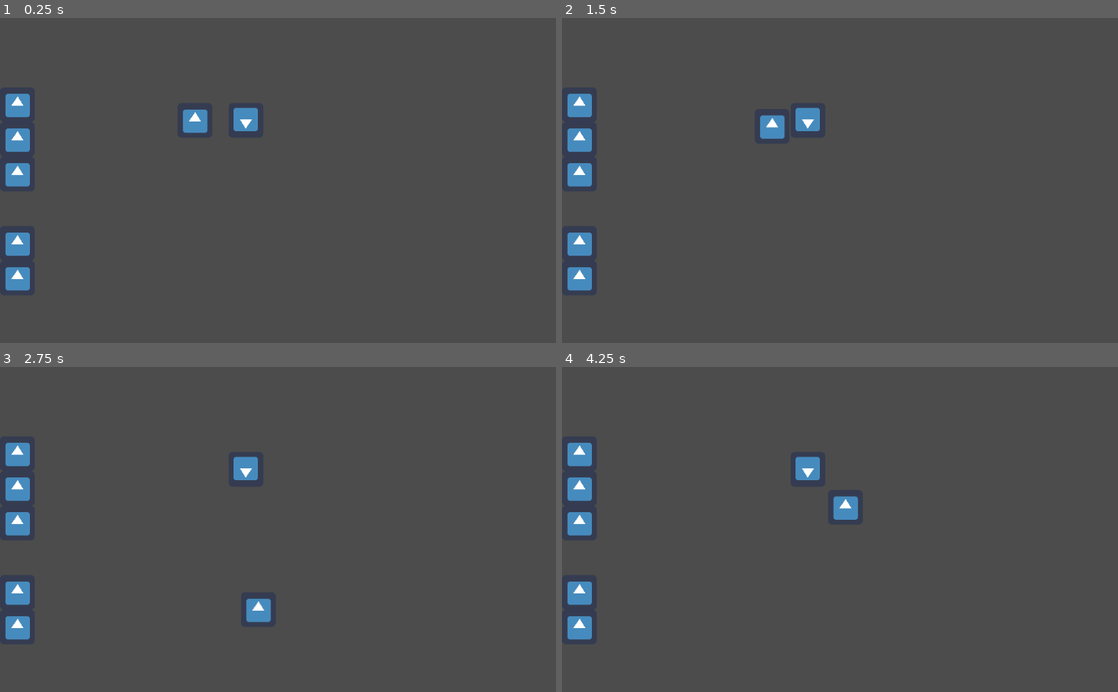
Above: before the commit, frames 1-4 (two rows, left to right).
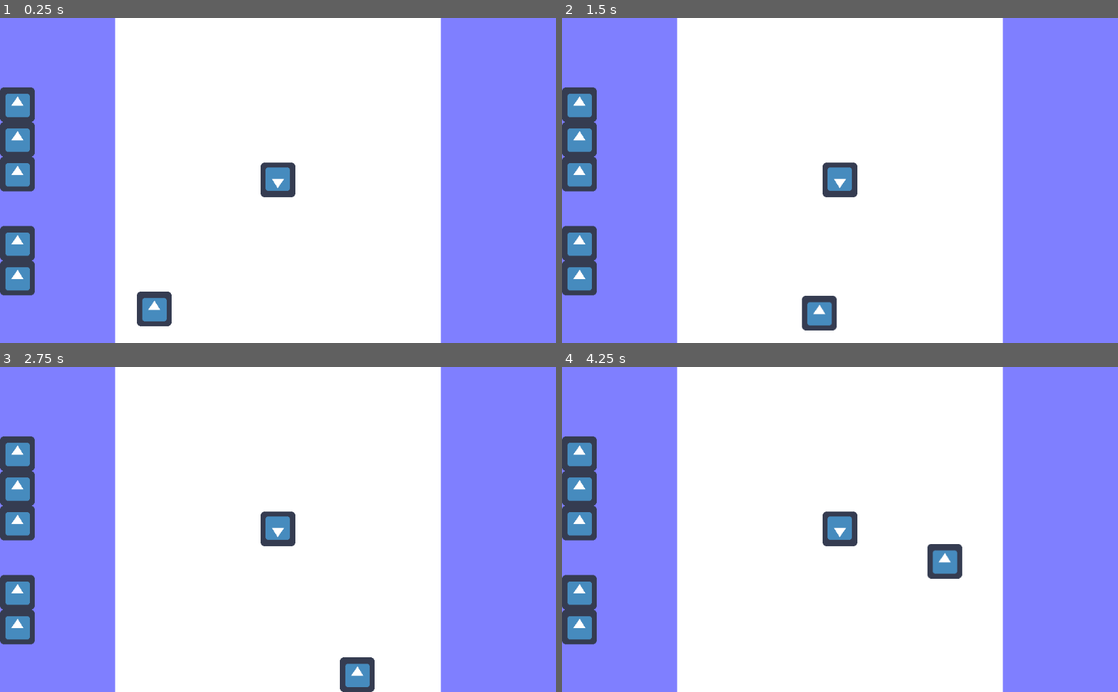
Above: after the commit, the same moments.

Repository: Baidadan67/Save-Wandering-Cats-Meow
Game: Godot game, scene res://Scene/Outside/OutsideRoom.tscn
The game is run twice, just before and just after one commit, with the same random seed, the same clock (stepped at 60 frames per second) and the same inputs. The engine's default icon, where the game draws it, is replaced by a stand-in: a white triangle on a blue panel in a dark square.
Inputs:
- Up to frame 1 (0.25 s): no input
- Up to frame 2 (1.5 s): tap Enter (ui_accept) at 0.5, 1.35 s; hold Right (ui_right) 0.53-1.28 s; hold Enter (ui_accept) 0.53-1.28 s; hold Down (ui_down) from 1.28 s (still down)
- Up to frame 3 (2.75 s): tap Enter (ui_accept) at 1.52, 1.82 s; release Down (ui_down) at 2.03 s; hold Right (ui_right) from 2.03 s (still down); hold Enter (ui_accept) from 2.03 s (still down)
- Up to frame 4 (4.25 s): release Right (ui_right) at 2.78 s; release Enter (ui_accept) at 2.78 s; hold Up (ui_up) 2.78-3.53 s; tap Enter (ui_accept) at 2.85, 3.02, 3.32 s; hold Left (ui_left) from 3.53 s (still down); hold Enter (ui_accept) from 3.53 s (still down)

The runs differ from the first frame. In frame 1, 96% of the frame differs, in the area x 0-100%, y 0-100%; in frame 2, 96%; in frame 3, 96%; in frame 4, 96%.

Commit message:
Added background and minor adjustments

Diff:
--- a/project/Scene/Outside/CatOutdoor.tscn
+++ b/project/Scene/Outside/CatOutdoor.tscn
@@ -6,11 +6,11 @@
 
 [sub_resource type="CapsuleShape2D" id=2]
 radius = 51.0
-height = 40.0
+height = 12.0
 
 [sub_resource type="CapsuleShape2D" id=1]
-radius = 38.0
-height = 28.0
+radius = 32.0
+height = 6.0
 
 [node name="CatOutdoor" type="KinematicBody2D"]
 script = ExtResource( 1 )
@@ -29,3 +29,5 @@
 
 [node name="CollisionShape2D" type="CollisionShape2D" parent="."]
 shape = SubResource( 1 )
+
+[connection signal="area_entered" from="CatchArea" to="." method="_on_CatchArea_area_entered"]
--- a/project/Scene/Outside/OutsideRoom.tscn
+++ b/project/Scene/Outside/OutsideRoom.tscn
@@ -1,15 +1,20 @@
-[gd_scene load_steps=4 format=2]
+[gd_scene load_steps=5 format=2]
 
 [ext_resource path="res://Scene/Outside/ObstacleGenerator.tscn" type="PackedScene" id=1]
 [ext_resource path="res://Scene/Outside/Player.tscn" type="PackedScene" id=2]
 [ext_resource path="res://Scene/Outside/CatOutdoor.tscn" type="PackedScene" id=3]
+[ext_resource path="res://Sprite/outdoorBackground.png" type="Texture" id=4]
 
 [node name="OutsideRoom" type="Node2D"]
+
+[node name="Sprite" type="Sprite" parent="."]
+position = Vector2( 512, 300 )
+texture = ExtResource( 4 )
 
 [node name="ObstacleGenerator" parent="." instance=ExtResource( 1 )]
 
 [node name="Player" parent="." instance=ExtResource( 2 )]
-position = Vector2( 355, 187 )
+position = Vector2( 284, 537 )
 
 [node name="Cat" parent="." instance=ExtResource( 3 )]
-position = Vector2( 453, 189 )
+position = Vector2( 512, 299 )
--- a/project/Scene/Outside/Player.tscn
+++ b/project/Scene/Outside/Player.tscn
@@ -4,16 +4,14 @@
 [ext_resource path="res://Sprite/icon.png" type="Texture" id=2]
 
 [sub_resource type="CapsuleShape2D" id=1]
-radius = 24.0
+radius = 30.0
+height = 10.0
 
 [node name="Player" type="KinematicBody2D"]
-position = Vector2( 544, 368 )
 script = ExtResource( 1 )
 
 [node name="Sprite" type="Sprite" parent="."]
-position = Vector2( 4, 2 )
 texture = ExtResource( 2 )
 
 [node name="CollisionShape2D" type="CollisionShape2D" parent="."]
-position = Vector2( 8, 0 )
 shape = SubResource( 1 )
--- a/project/Script/ObstacleGenerator.gd
+++ b/project/Script/ObstacleGenerator.gd
@@ -14,7 +14,7 @@
 	for i in range(maxObstacle):
 		randomize()
 		var obstacle = obstacleScene.instance()
-		obstacle.global_position.x = hSize * (randi() % (1024 / hSize))
+		obstacle.global_position.x = 212 + hSize * (randi() % (600 / hSize))
 		obstacle.global_position.y = vSize * (randi() % (600 / vSize))
 		print(obstacle.global_position.x, ' ', obstacle.global_position.y)
 		add_child(obstacle)
--- a/project/Script/Player.gd
+++ b/project/Script/Player.gd
@@ -3,10 +3,14 @@
 const ACCELERATION = 500
 const MAX_SPEED = 300
 const FRICTION = 500
+const BOARDER = [212, 812, 0, 600]
+const SIZE = [64, 64]
 var velocity = Vector2.ZERO
 var times = 0
 var pro = [0.3, 0.5, 1]
+var capture = false
 var counter = 50
+var max_counter = 50
 
 func _physics_process(delta):
 	var input_vector = Vector2.ZERO
@@ -20,18 +24,22 @@
 		velocity = velocity. move_toward(Vector2.ZERO, FRICTION * delta)
 	velocity = move_and_slide(velocity)
 
+	position.x = clamp(position.x, BOARDER[0] + SIZE[0] / 2, BOARDER[1] - SIZE[0] / 2)
+	position.y = clamp(position.y, BOARDER[2] + SIZE[0] / 2, BOARDER[3] - SIZE[0] / 2)
+
 	for i in get_slide_count():
 			var collision = get_slide_collision(i)
 			# print(collision.collider.name)
-			if collision.collider.name == "Cat" and counter == 50:
+			if collision.collider.name == "Cat" and counter == max_counter:
 				if Input.get_action_strength("ui_accept"):
 					if randf() <= pro[times]:
 						print("caputure")
+						collision.collider.queue_free()
 					else:
 						print("fail")
 					times += 1
 					print(times)
 					counter = 0
 
-	if counter < 50:
+	if counter < max_counter:
 		counter += 1
Binary file added: project/Sprite/outdoorBackground.png
Not shown, added: project/Sprite/outdoorBackground.png.import
